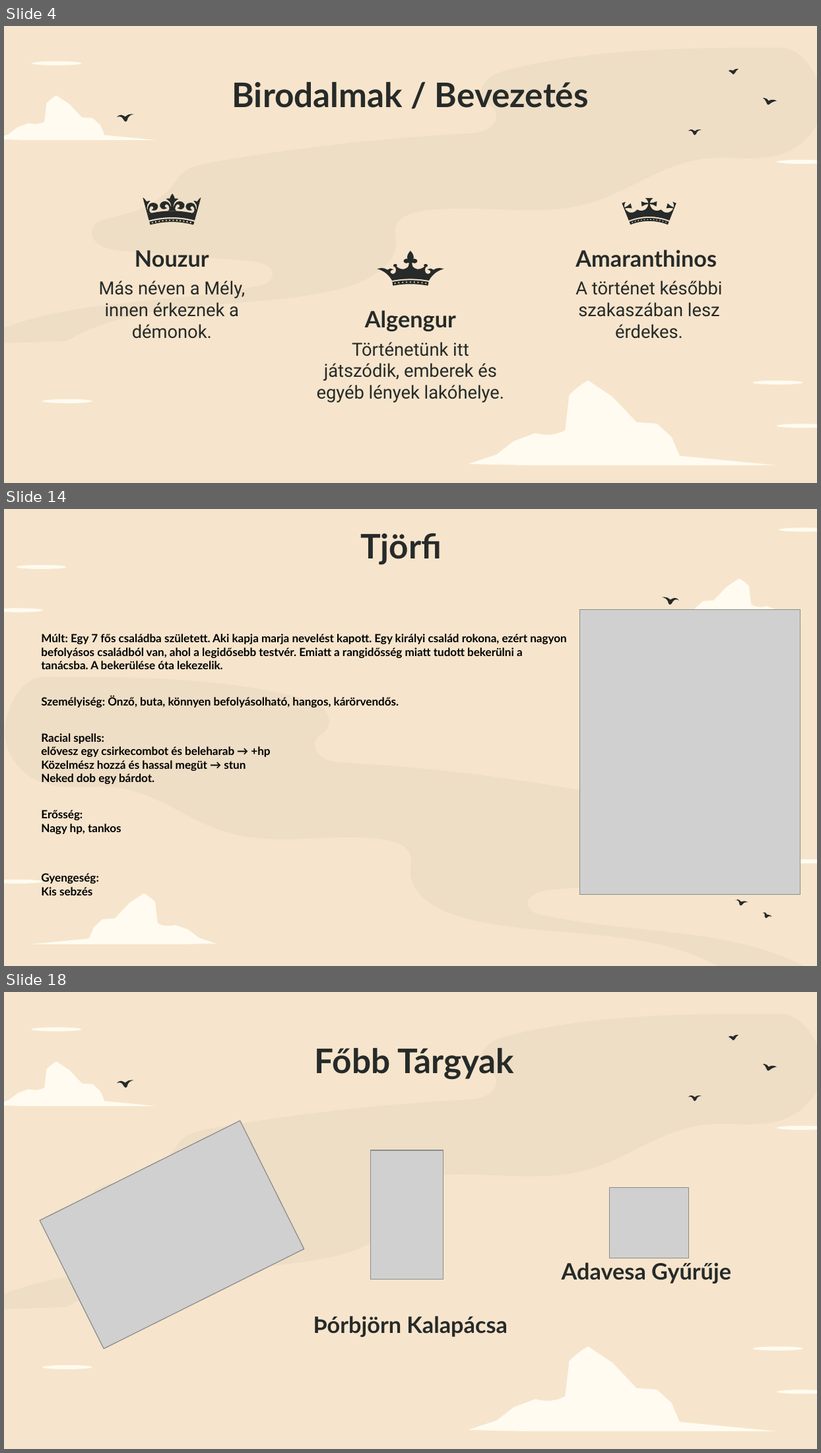
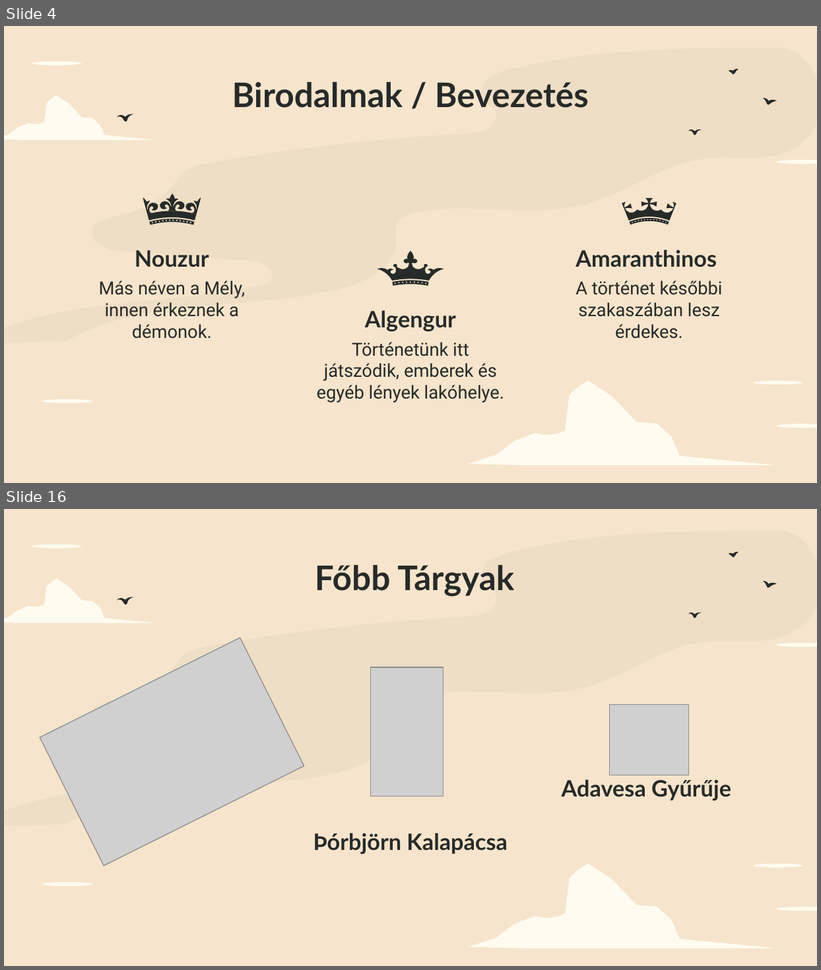
Before and after one commit to matemegyesi/Bread-Szerepjatek, a slide deck: PPT.pptx. Shown one above the other, each under a label of ours: slides 4, 14 and 18 before the commit, slides 4 and 16 after it; the slides between them are not shown. The pictures are 821x1453 and 821x970 pixels, drawn with LibreOffice and Linux fonts; fonts in the diff are those of the drawing; grey boxes stand for pictures. Boxes give left, top, right and bottom in pixels: in the first picture for what was removed or moved away, otherwise in the second. Text is boxed around its words. In the diff, an @@ line names an element or a change of style, - is before the commit and + after.

```diff
--- a/PPT.pptx
+++ b/PPT.pptx
@@ slide 14 removed at (4,509,817,966), background #F6E5CC @@
@@ title removed at (360,533,442,565) @@
-Tjörfi
@@ freeform shape removed at (640,579,803,624) @@
@@ freeform shape removed at (662,597,679,604) @@
@@ picture removed at (580,610,800,895) @@
@@ text removed at (41,634,566,896) @@
-Múlt: Egy 7 fős családba született. Aki kapja marja nevelést kapott. Egy királyi család rokona, ezért nagyon befolyásos családból van, ahol a legidősebb testvér. Emiatt a rangidősség miatt tudott bekerülni a tanácsba. A bekerülése óta lekezelik.
-Személyiség: Önző, buta, könnyen befolyásolható, hangos, kárörvendős.
-Racial spells:
-elővesz egy csirkecombot és beleharab → +hp
-Közelmész hozzá és hassal megüt → stun
-Neked dob egy bárdot.
-Erősség:
-Nagy hp, tankos
-Gyengeség:
-Kis sebzés
@@ freeform shape removed at (4,677,817,966) @@
@@ group removed at (4,527,817,884): 5 freeform shapes @@
@@ freeform shape removed at (31,894,217,945) @@
@@ freeform shape removed at (735,900,748,906) @@
@@ freeform shape removed at (762,912,772,918) @@
@@ what was slide 18 is now slide 16 @@
```
Also in this commit, not shown: 5 slides changed, 1 other slide removed.
